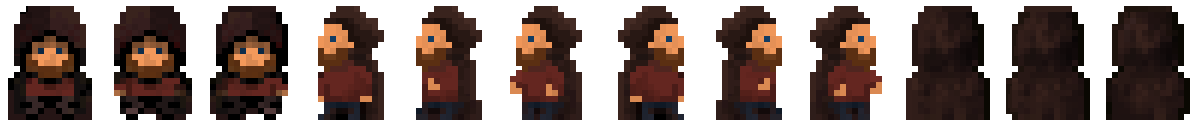
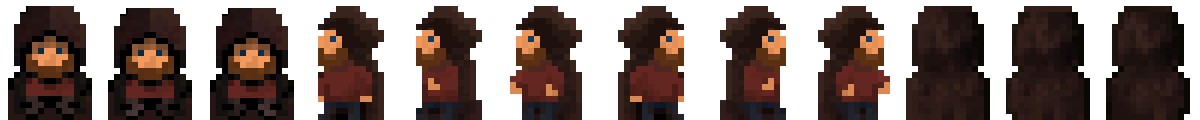
Layers edited between the first and the second w=1200, h=120 image:
renamed "move 1" to "Layer 2 copy", painted on it over (210, 6, 294, 120)
renamed "move 2" to "Layer 2", painted on it over (108, 6, 192, 120)
hid "Move 2 copy" over (810, 6, 882, 120)
hid "Move copy" over (716, 6, 782, 120)
hid "Stand copy" over (648, 22, 684, 54)
added layer "Move 2 copy 2" in group "East" over (728, 6, 890, 120)
added layer "Move copy 2" in group "East" over (722, 6, 786, 120)
added layer "Stand copy 2" in group "East" over (648, 22, 684, 54)
painted on "Move 2" (2nd of 2, in "West") over (516, 22, 552, 54)
painted on "Move" over (416, 22, 452, 54)
painted on "Stand" (2nd of 2, in "West") over (318, 22, 354, 54)
